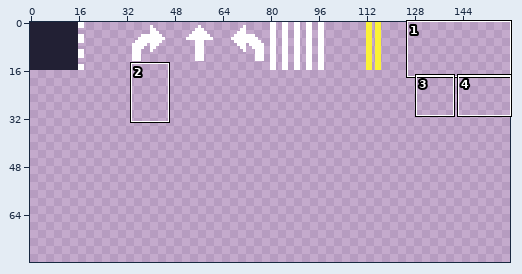
Edited in one commit: pixel-art file (art/aseprite_files/nyc_spritesheet.aseprite). The picture above shows the old version from afar; the outline marks the close-up.
Close-up. The starting point:
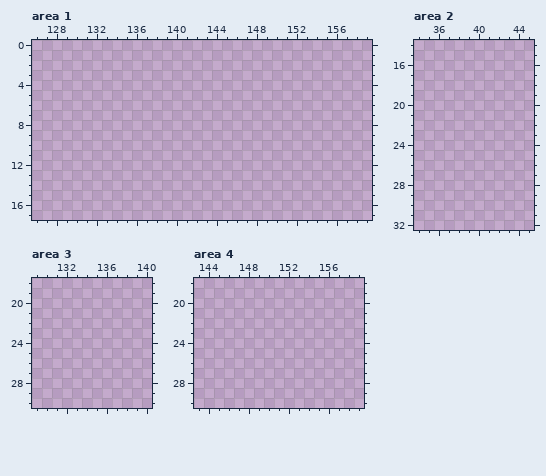
160x160 pixels, 1 frame. Shown: area 1: x 126..159, y 0..17; area 2: x 34..45, y 14..32; area 3: x 129..140, y 18..30; area 4: x 143..159, y 18..30. The wide view leaves out empty margins. The commit also changed other parts of the picture, which this record leaves out.
Palette (. is transparent): 
And afterwards:
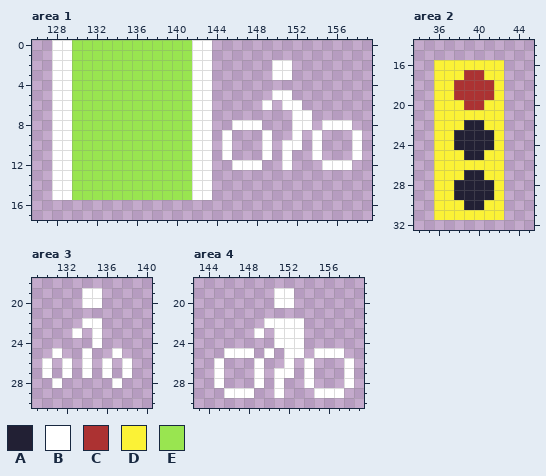
Colours new in this view: A #222034  B #ffffff  C #ac3232  D #fbf236  E #99e550
Difference:
Area 1:
Colour B is added in rows 0 to 1 at x 128 to 129 and 142 to 143; in rows 2 to 3 at x 128 to 129, 142 to 143 and 150 to 151; in row 4 at x 128 to 129 and 142 to 143; in row 5 at x 128 to 129, 142 to 143 and 150 to 151; in row 6 at x 128 to 129, 142 to 143, 149 and 151 to 152; in row 7 at x 128 to 129, 142 to 143 and 152 to 153.
Colour B is added in row 8 at x 128 to 129, 142 to 143, 146 to 148, 152 to 153 and 155 to 157; in row 9 at x 128 to 129, 142 to 143, 145, 149, 152, 154 and 158; in row 10 at x 128 to 129, 142 to 143, 145, 149, 151 to 152, 154 and 158; in row 11 at x 128 to 129, 142 to 143, 145, 149, 151, 154 and 158; in row 12 at x 128 to 129, 142 to 143, 146 to 148, 151 and 155 to 157; in rows 13 to 15 at x 128 to 129 and 142 to 143.
Colour E is added in rows 0 to 15 at x 130 to 141.
Area 2:
Colour A is added in row 22 at x 39 to 40; in rows 23 to 24 at x 38 to 41; in row 25 at x 39 to 40; in row 27 at x 39 to 40; in rows 28 to 29 at x 38 to 41; in row 30 at x 39 to 40.
Colour C is added in row 17 at x 39 to 40; in rows 18 to 19 at x 38 to 41; in row 20 at x 39 to 40.
Colour D is added in row 16 at x 36 to 42; in row 17 at x 36 to 38 and 41 to 42; in rows 18 to 19 at x 36 to 37 and 42; in row 20 at x 36 to 38 and 41 to 42; in row 21 at x 36 to 42; in row 22 at x 36 to 38 and 41 to 42.
Colour D is added in rows 23 to 24 at x 36 to 37 and 42; in row 25 at x 36 to 38 and 41 to 42; in row 26 at x 36 to 42; in row 27 at x 36 to 38 and 41 to 42; in rows 28 to 29 at x 36 to 37 and 42; in row 30 at x 36 to 38 and 41 to 42.
Colour D is added in row 31 at x 36 to 42.
Area 3:
Colour B is added in rows 19 to 20 at x 134 to 135; in row 22 at x 134 to 135; in row 23 at x 133 and 135; in row 24 at x 135; in row 25 at x 131, 134 and 137; in rows 26 to 27 at x 130, 132, 134, 136 and 138.
Colour B is added in row 28 at x 131 and 137.
Area 4:
Colour B is added in rows 19 to 20 at x 151 to 152; in row 22 at x 150 to 153; in row 23 at x 149 and 151 to 153; in row 24 at x 151 to 153; in row 25 at x 146 to 148, 150, 152 to 153 and 155 to 157; in row 26 at x 145, 149, 152, 154 and 158.
Colour B is added in row 27 at x 145, 149, 151 to 152, 154 and 158; in row 28 at x 145, 149, 151, 154 and 158; in row 29 at x 146 to 148, 151 and 155 to 157.
Changed places in both close-ups, as pixel boxes (x1, y1, x2, y2):
added: (52, 40, 362, 200)
added: (434, 60, 504, 220)
added: (42, 288, 132, 388)
added: (214, 288, 354, 398)
